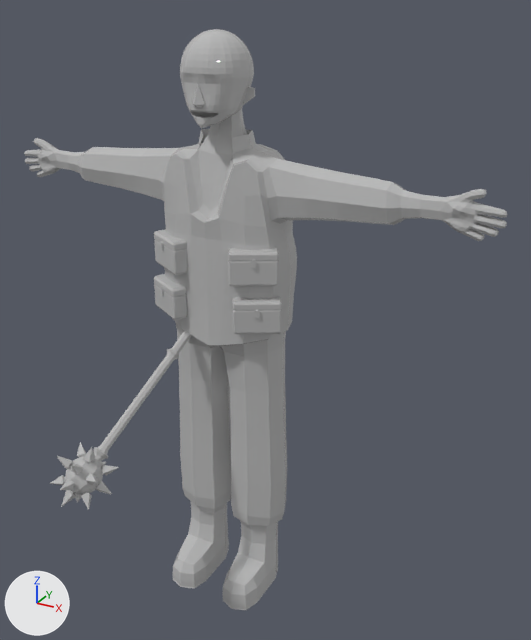
The FBX model WildRumble/Assets/Animations/FBX animations/Weapon Animations/First Person Morning Star Animations/Morning Star Rig Pickup.fbx: old version first, new version second.
Before and after are seen from a camera (50 mm lens) standing at (1.28, -2.0, 2.17) and looking at (0.2, -0.04, 1.19). Every picture has the same lights, and +X, +Y and +Z are marked at lower left. The picture after the commit comes second. Where no turn or scale is listed for an object, it has been applied to the vertices. Vertices at exactly the same position are counted once.

Names of what the first picture shows: 'Hunter', 'pCube16'.
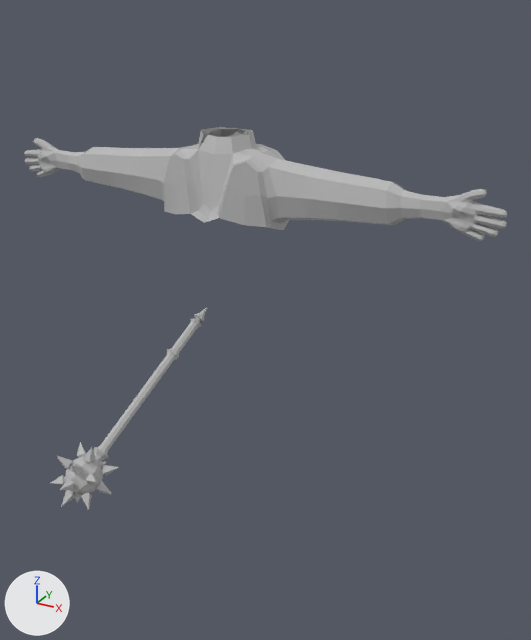
Boxes (x1, y1, x2, y2) around the edits, measured in the pictures (531 x 640 px):
'Hunter', reshaped (80% shorter)
    before: (24, 29, 507, 610)
    after: (24, 127, 507, 241)
part 1 of me_mesh, deleted
    before: (154, 83, 282, 334)
part 2 of me_mesh, deleted
    before: (180, 29, 254, 137)
part 3 of me_mesh, deleted
    before: (164, 212, 297, 610)

Edits to the bpy script that builds the scene:
```text
Change me_mesh:
    used by ob_hunter; location = (0.0, 0.0, 0.0)
    remove me_mesh.from_pydata(...)  # 2788 vertices, 2760 faces; spans x -0.91..0.91, y -0.16..0.21, z 0.0..2.09
    add me_mesh.from_pydata(...)  # 1294 vertices, 1274 faces; spans x -0.91..0.91, y -0.08..0.2, z 1.48..1.78
    me_mesh part 1: 11 loose pieces with 330 vertices, spanning x -0.26..0.26, y -0.11..0.05, z 1.15..1.94, are deleted
    me_mesh part 2: 647 vertices removed from x -0.11..0.11, y -0.09..0.13, z 1.8..2.09
    me_mesh part 3: 517 vertices removed from x -0.24..0.24, y -0.16..0.21, z 0.0..1.46
    remove me_mesh.materials.append(mat_gameprotagonist4_boots)  # grey #bcbcbc
    remove me_mesh.materials.append(mat_gameprotagonist4_pants)  # grey #bcbcbc
```
